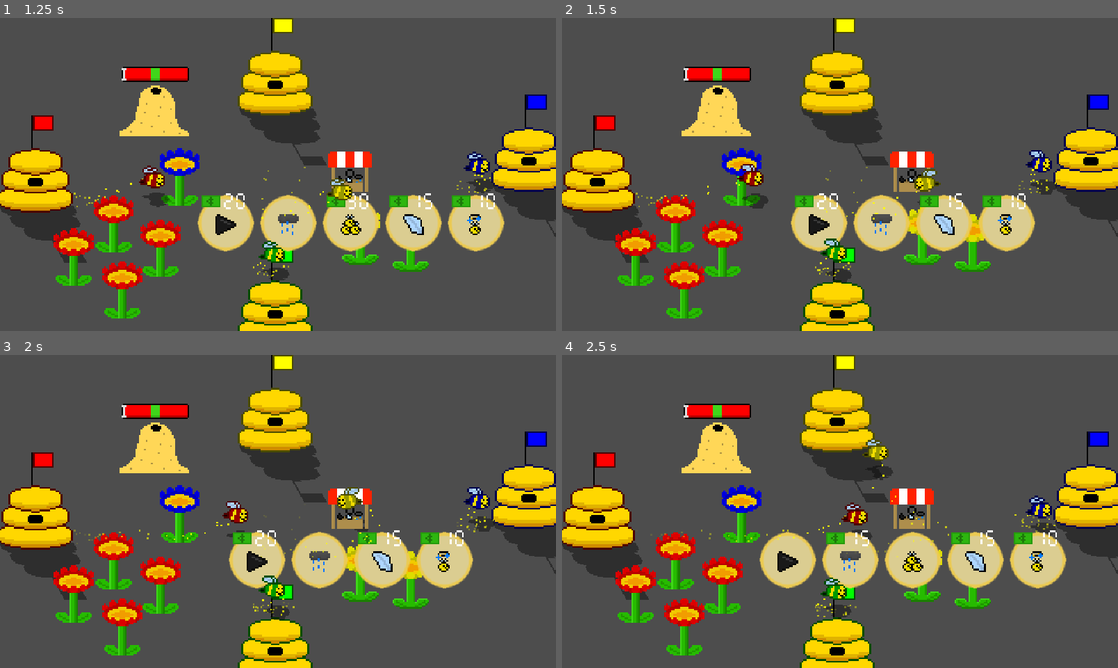
Above: before the commit, frames 1-4 (two rows, left to right).
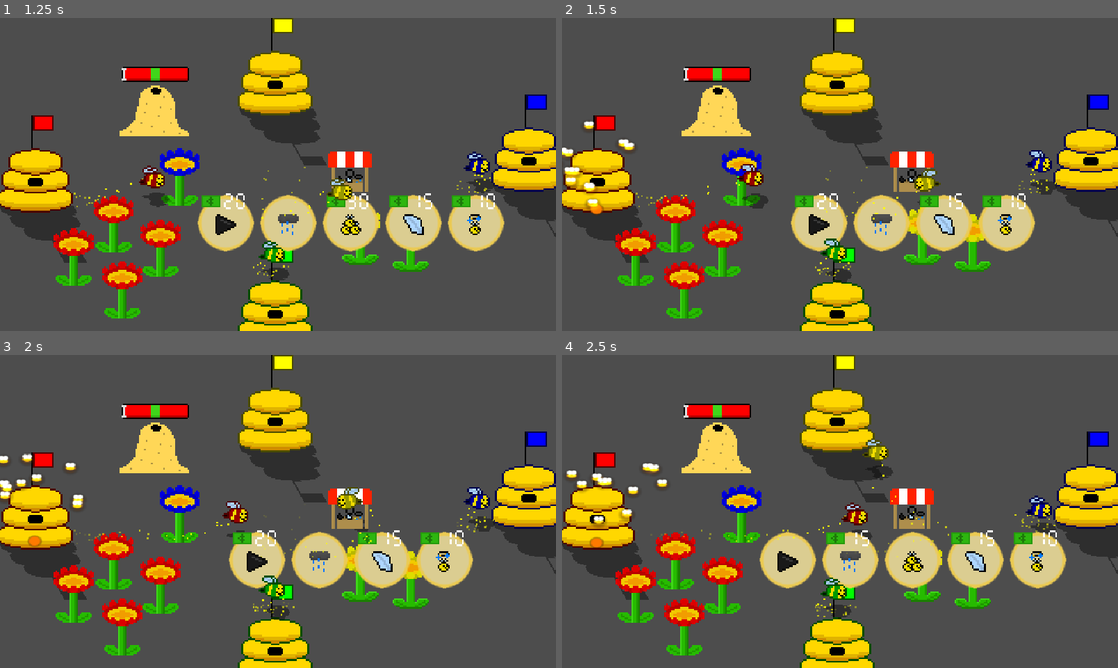
Above: after the commit, the same moments.

Repository: coloredasterisk/Alberta-Game-Jam-2026
Game: Godot game, scene res://scenes/level.tscn
The game is run twice, just before and just after one commit, with the same random seed, the same clock (stepped at 60 frames per second) and the same inputs. This scene is started directly instead of the project's main scene.
Inputs (mouse positions are in pixels of both pictures, inside the frame that each line leads up to):
- Up to frame 1 (1.25 s): tap Enter (p2_interact) at 0.5 s; move the mouse to (400, 158) at 0.52 s; hold D (p1_move_right) from 0.53 s (still down); tap E (p1_interact) at 0.6 s; click (400, 158) at 0.67 s
- Up to frame 2 (1.5 s): release D (p1_move_right) at 1.25 s; drag from (728, 190) to (717, 108) at 1.27 s
- Up to frame 3 (2 s): no input
- Up to frame 4 (2.5 s): move the mouse to (895, 442) at 2.02 s; hold D (p1_move_right) from 2.03 s (still down); tap Down (p2_move_down) at 2.1 s; click (895, 442) at 2.17 s

Frame 1 is identical in both runs. In frame 2, 0.6% of the frame differs, in the area x 0-14%, y 33-63%; in frame 3, 0.6%; in frame 4, 0.7%, in the area x 0-19%, y 34-62%.

Commit message:
Wire power shaders to gameplay

Diff:
--- a/scripts/level.gd
+++ b/scripts/level.gd
@@ -2,6 +2,7 @@
 
 const FLOWER = preload("res://scenes/flower.tscn")
 const RAIN = preload("res://scenes/rain_powerup.tscn")
+const POWER_EFFECT = preload("res://scripts/power_effect_2d.gd")
 var flower
 var rain
 
@@ -33,14 +34,15 @@
 				for bee in [$Red_Bee, $Blue_Bee, $Yellow_Bee,  $Green_Bee]:#add players
 					if bee != buyer:
 						bee.confusion()
+				await get_tree().create_timer(Global.confusion_duration).timeout
+				confusion_rect.visible = true
 		"speed":
 			if buyer.money_counter >= Global.speed_cost:
 				buyer.money_counter -= Global.speed_cost
 				speed_rect.visible = false
-				buyer.speed += 100
+				buyer.speed_power()
 				await get_tree().create_timer(Global.speed_duration).timeout
 				speed_rect.visible = true
-				buyer.speed -= 100
 		"rain":
 			if buyer.money_counter >= Global.rain_cost:
 				buyer.money_counter -= Global.rain_cost
@@ -49,11 +51,15 @@
 					if bees != buyer:
 						rain_spawning(bees)
 						bees.rain_power()
+				await get_tree().create_timer(Global.rain_duration).timeout
+				rain_rect.visible = true
 		"stinger":
 			if buyer.money_counter >= Global.stinger_cost:
 				buyer.money_counter -= Global.stinger_cost
 				stinger_rect.visible = false
 				buyer.stinger()
+				await get_tree().create_timer(Global.stinger_duration).timeout
+				stinger_rect.visible = true
 		"swarm":
 			if buyer.money_counter >= Global.swarm_cost:
 				buyer.money_counter -= Global.swarm_cost
@@ -65,6 +71,7 @@
 				var stolen = min(5, target.current_amount)
 				target.current_amount -= stolen
 				own_hive.current_amount += stolen
+				POWER_EFFECT.spawn(target, "swarm", maxf(1.5, Global.swarm_cooldown_duration))
 				$Shop/HBoxContainer/Swarm.visible = false
 				await get_tree().create_timer(Global.swarm_cooldown_duration).timeout
 				$Shop/HBoxContainer/Swarm.visible = true
--- a/scripts/player.gd
+++ b/scripts/player.gd
@@ -1,4 +1,5 @@
 class_name Player extends CharacterBody2D
+const POWER_EFFECT = preload("res://scripts/power_effect_2d.gd")
 @export var player_index: int = 1
 
 var speed: int = 200
@@ -81,17 +82,23 @@
 
 func confusion():
 	confused = true
+	POWER_EFFECT.spawn(self, "confusion", Global.confusion_duration)
 	await get_tree().create_timer(Global.confusion_duration).timeout
-	%Confusion.visible = true
 	confused = false
 
 func rain_power():
 	rain = true
 	speed -= 150
+	POWER_EFFECT.spawn(self, "rain", Global.rain_duration)
 	await get_tree().create_timer(Global.rain_duration).timeout
-	%Rain.visible = true
 	speed += 150
 	rain = false
+
+func speed_power():
+	speed += 100
+	POWER_EFFECT.spawn(self, "speed", Global.speed_duration)
+	await get_tree().create_timer(Global.speed_duration).timeout
+	speed -= 100
 
 func pollen():
 	for area in interaction.get_overlapping_areas():
@@ -106,11 +113,11 @@
 
 func stinger():
 	has_stinger = true
+	POWER_EFFECT.spawn(self, "stinger", Global.stinger_duration)
 	var blink = create_tween().set_loops()
 	blink.tween_property(stinger_effect, "modulate:a", 0.3, 0.3)
 	blink.tween_property(stinger_effect, "modulate:a", 1.0, 0.3)
 	await get_tree().create_timer(Global.stinger_duration).timeout
-	%Stinger.visible = true
 	blink.kill()
 	has_stinger = false
 
--- /dev/null
+++ b/scripts/power_effect_2d.gd
@@ -0,0 +1,89 @@
+class_name PowerEffect2D extends Node2D
+
+## Runtime host for the five procedural power-up shaders. The host is attached
+## to the affected bee or hive, owns its material instance, and removes itself
+## after the gameplay effect has finished.
+
+const EFFECT_SHADERS := {
+	"stinger": preload("res://shaders/stinger_strike.gdshader"),
+	"rain": preload("res://shaders/rain_cloud.gdshader"),
+	"swarm": preload("res://shaders/swarm_raid.gdshader"),
+	"speed": preload("res://shaders/speedy_bee.gdshader"),
+	"confusion": preload("res://shaders/confusion_cover.gdshader"),
+}
+
+const EFFECT_SIZES := {
+	"stinger": Vector2(72, 44),
+	"rain": Vector2(84, 84),
+	"swarm": Vector2(104, 84),
+	"speed": Vector2(88, 54),
+	"confusion": Vector2(78, 78),
+}
+
+const EFFECT_OFFSETS := {
+	"stinger": Vector2(0, 0),
+	"rain": Vector2(0, -20),
+	"swarm": Vector2(0, -12),
+	"speed": Vector2(0, 0),
+	"confusion": Vector2(0, -2),
+}
+
+var effect_name: StringName
+var effect_duration: float
+var target: Node2D
+var effect_material: ShaderMaterial
+
+
+static func spawn(target_node: Node2D, new_effect_name: StringName, duration: float) -> PowerEffect2D:
+	if not EFFECT_SHADERS.has(new_effect_name):
+		push_error("Unknown power shader: %s" % new_effect_name)
+		return null
+
+	var effect := PowerEffect2D.new()
+	effect.effect_name = new_effect_name
+	effect.effect_duration = maxf(duration, 0.05)
+	effect.target = target_node
+	target_node.add_child(effect)
+	return effect
+
+
+func _ready() -> void:
+	position = EFFECT_OFFSETS[effect_name]
+	z_index = 100
+
+	var effect_rect := ColorRect.new()
+	var effect_size: Vector2 = EFFECT_SIZES[effect_name]
+	effect_rect.position = -effect_size * 0.5
+	effect_rect.size = effect_size
+	effect_rect.color = Color.WHITE
+	effect_rect.mouse_filter = Control.MOUSE_FILTER_IGNORE
+
+	effect_material = ShaderMaterial.new()
+	effect_material.shader = EFFECT_SHADERS[effect_name]
+	effect_material.set_shader_parameter("progress", 0.0)
+	effect_rect.material = effect_material
+	add_child(effect_rect)
+
+	_play_lifetime()
+
+
+func _process(_delta: float) -> void:
+	if effect_name in [&"stinger", &"speed"] and is_instance_valid(target):
+		var horizontal_direction: float = target.direction.x if target is Player else 1.0
+		if not is_zero_approx(horizontal_direction):
+			effect_material.set_shader_parameter("facing", signf(horizontal_direction))
+
+
+func _play_lifetime() -> void:
+	var fade_time := minf(0.2, effect_duration * 0.25)
+	var hold_time := maxf(0.0, effect_duration - fade_time * 2.0)
+	var tween := create_tween()
+	tween.tween_method(_set_progress, 0.0, 0.5, fade_time)
+	if hold_time > 0.0:
+		tween.tween_interval(hold_time)
+	tween.tween_method(_set_progress, 0.5, 1.0, fade_time)
+	tween.tween_callback(queue_free)
+
+
+func _set_progress(value: float) -> void:
+	effect_material.set_shader_parameter("progress", value)
Not shown, added: scripts/power_effect_2d.gd.uid
Not shown, changed: shaders/POWER_EFFECTS.md
